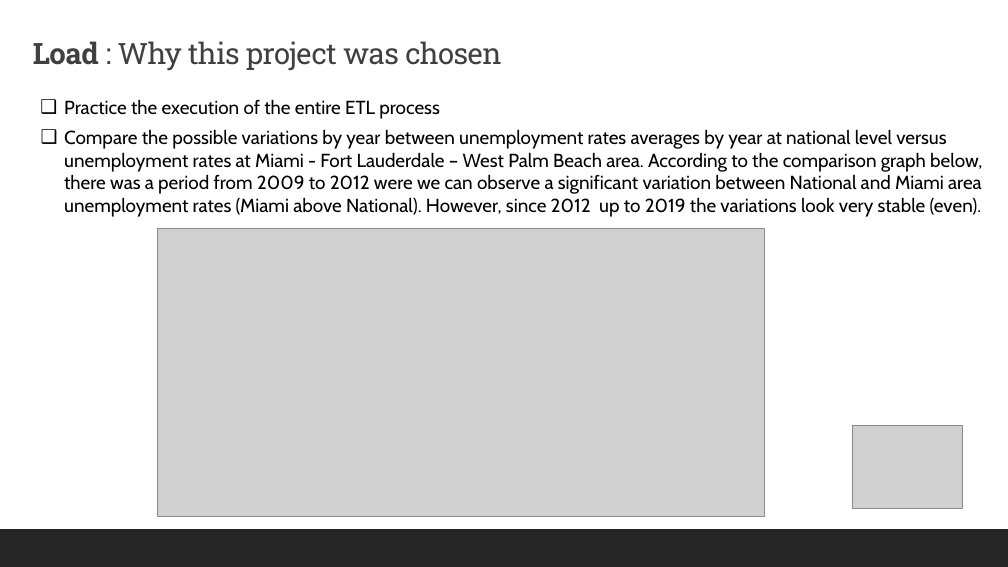
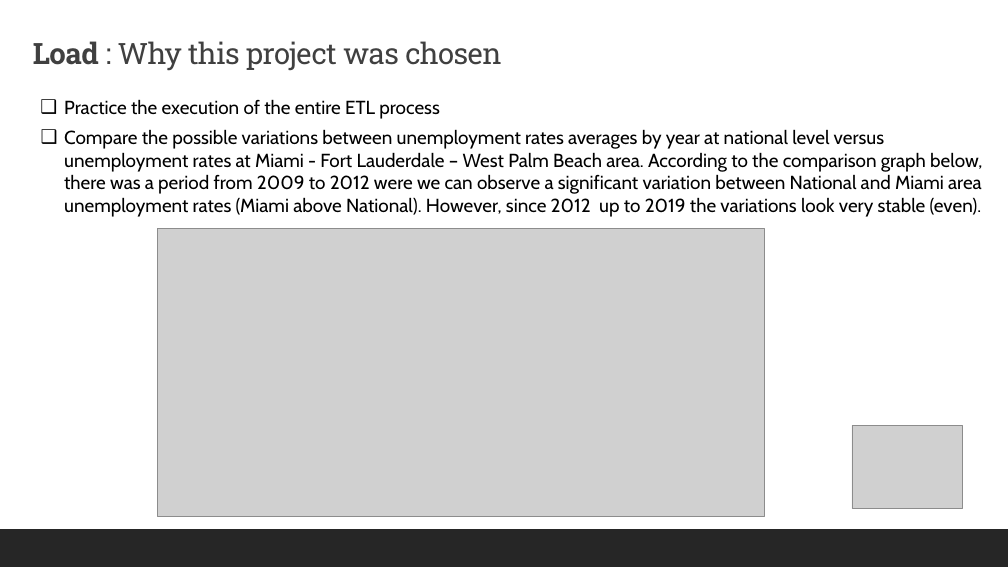
Before and after one commit to aquirogasi/ETL-Project, a slide deck: slide 11 of AQ_ETL_Project.pptx. Drawn at 1008x567 pixels with LibreOffice and Linux fonts; fonts in the diff are those of the drawing; grey boxes stand for pictures. Boxes give left, top, right and bottom in pixels: in the first picture for what was removed or moved away, otherwise in the second. Text is boxed around its words. In the diff, an @@ line names an element or a change of style, - is before the commit and + after.

```diff
--- a/AQ_ETL_Project.pptx
+++ b/AQ_ETL_Project.pptx
@@ text at <box>64,129,982,217</box>: text changed @@
-❑ Compare the possible variations by year between unemployment rates averages by year at national level versus unemployment rates at Miami - Fort Lauderdale – West Palm Beach area. According to the comparison graph below, there was a period from 2009 to 2012 were we can observe a significant variation between National and Miami area unemployment rates (Miami above National). However, since 2012 up to 2019 the variations look very stable (even).
+❑ Compare the possible variations between unemployment rates averages by year at national level versus unemployment rates at Miami - Fort Lauderdale – West Palm Beach area. According to the comparison graph below, there was a period from 2009 to 2012 were we can observe a significant variation between National and Miami area unemployment rates (Miami above National). However, since 2012 up to 2019 the variations look very stable (even).
```
